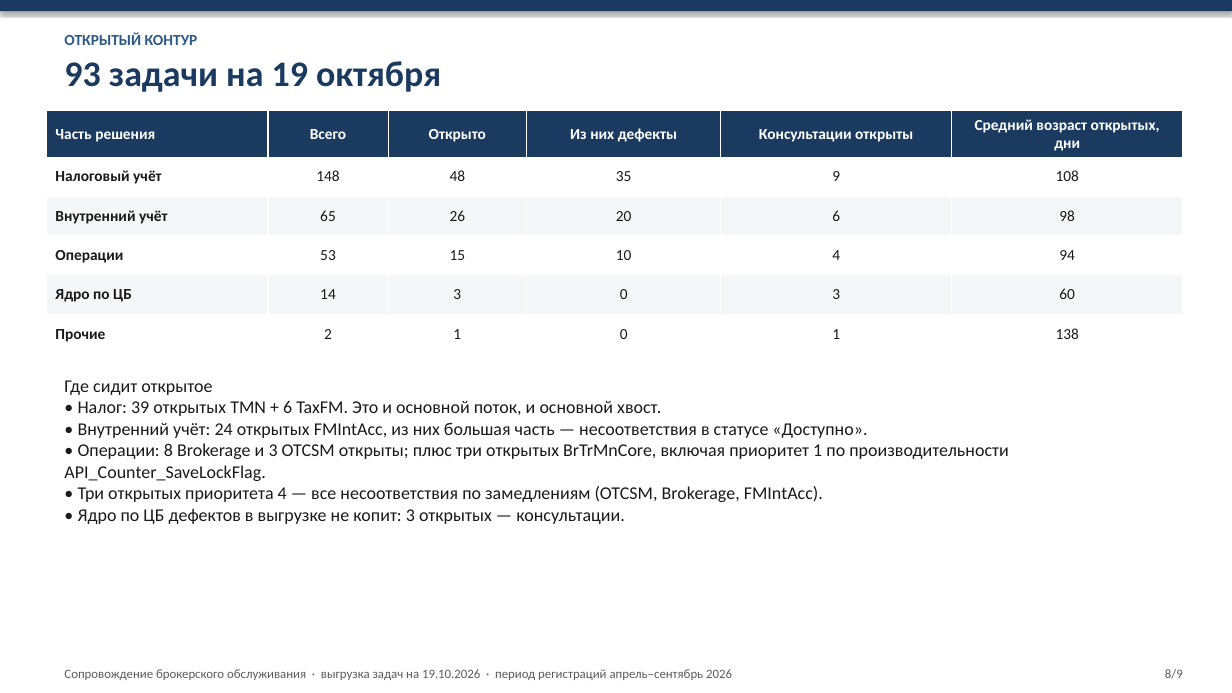
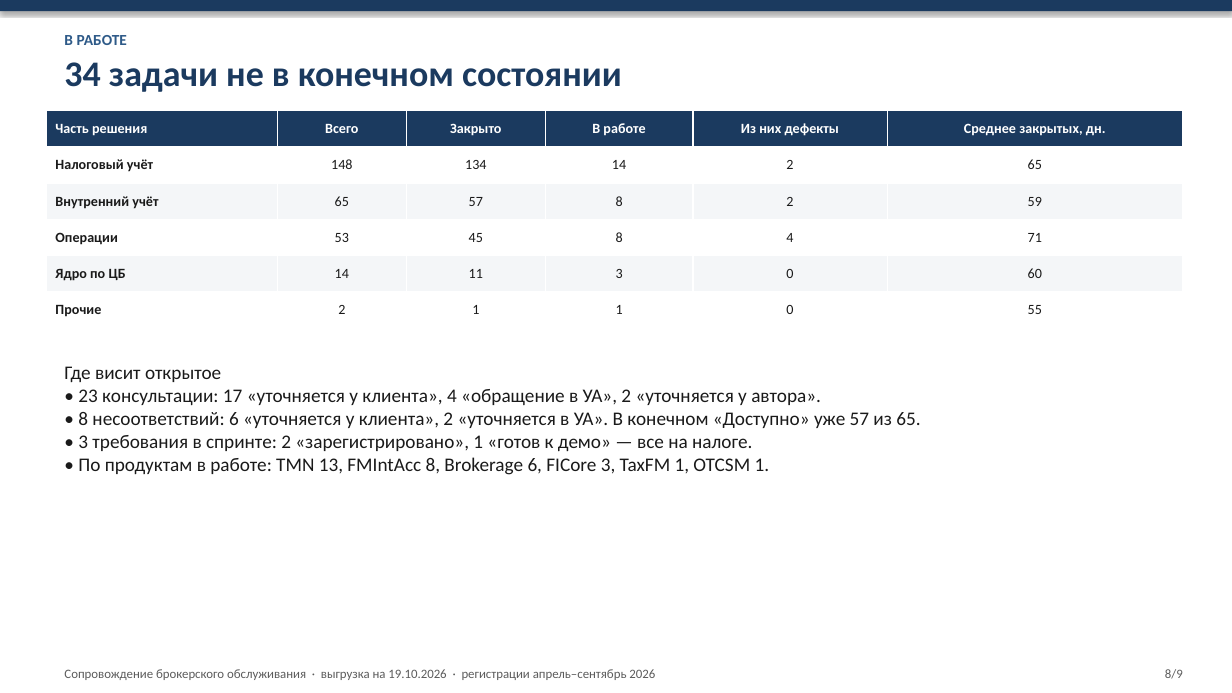
Before and after one commit to kkokurin799/Work, a slide deck: slide 8 of support-stats/brokerage_support_stats.pptx. Drawn at 1232x693 pixels with LibreOffice and Linux fonts; fonts in the diff are those of the drawing. Boxes give left, top, right and bottom in pixels: in the first picture for what was removed or moved away, otherwise in the second. Text is boxed around its words. In the diff, an @@ line names an element or a change of style, - is before the commit and + after.

```diff
--- a/support-stats/brokerage_support_stats.pptx
+++ b/support-stats/brokerage_support_stats.pptx
@@ text at box(64, 35, 127, 45): text changed @@
-ОТКРЫТЫЙ КОНТУР
+В РАБОТЕ
@@ text at box(64, 62, 622, 92): text changed @@
-93 задачи на 19 октября
+34 задачи не в конечном состоянии
@@ table at box(46, 111, 1183, 328) @@
-row 1: Часть решения | Всего | Открыто | Из них дефекты | Консультации открыты | Средний возраст открытых, дни
+row 1: Часть решения | Всего | Закрыто | В работе | Из них дефекты | Среднее закрытых, дн.
-row 2: Налоговый учёт | 148 | 48 | 35 | 9 | 108
+row 2: Налоговый учёт | 148 | 134 | 14 | 2 | 65
-row 3: Внутренний учёт | 65 | 26 | 20 | 6 | 98
+row 3: Внутренний учёт | 65 | 57 | 8 | 2 | 59
-row 4: Операции | 53 | 15 | 10 | 4 | 94
+row 4: Операции | 53 | 45 | 8 | 4 | 71
-row 5: Ядро по ЦБ | 14 | 3 | 0 | 3 | 60
+row 5: Ядро по ЦБ | 14 | 11 | 3 | 0 | 60
-row 6: Прочие | 2 | 1 | 0 | 1 | 138
+row 6: Прочие | 2 | 1 | 1 | 0 | 55
@@ size 12 to 11 pt in "Часть решения", "Всего", "Налоговый учёт", "148" and 11 more places @@
@@ text at box(64, 366, 920, 475): text changed; size 14 to 15 pt @@
-Где сидит открытое
-• Налог: 39 открытых TMN + 6 TaxFM. Это и основной поток, и основной хвост.
-• Внутренний учёт: 24 открытых FMIntAcc, из них большая часть — несоответствия в статусе «Доступно».
-• Операции: 8 Brokerage и 3 OTCSM открыты; плюс три открытых BrTrMnCore, включая приоритет 1 по производительности API_Counter_SaveLockFlag.
-• Три открытых приоритета 4 — все несоответствия по замедлениям (OTCSM, Brokerage, FMIntAcc).
-• Ядро по ЦБ дефектов в выгрузке не копит: 3 открытых — консультации.
+Где висит открытое
+• 23 консультации: 17 «уточняется у клиента», 4 «обращение в УА», 2 «уточняется у автора».
+• 8 несоответствий: 6 «уточняется у клиента», 2 «уточняется в УА». В конечном «Доступно» уже 57 из 65.
+• 3 требования в спринте: 2 «зарегистрировано», 1 «готов к демо» — все на налоге.
+• По продуктам в работе: TMN 13, FMIntAcc 8, Brokerage 6, FICore 3, TaxFM 1, OTCSM 1.
@@ text at box(64, 669, 655, 680): text changed @@
-Сопровождение брокерского обслуживания · выгрузка задач на 19.10.2026 · период регистраций апрель–сентябрь 2026
+Сопровождение брокерского обслуживания · выгрузка на 19.10.2026 · регистрации апрель–сентябрь 2026
```
Also in this commit, not shown: 7 other slides changed, 1 slide added, 1 slide removed, 2 other files.
